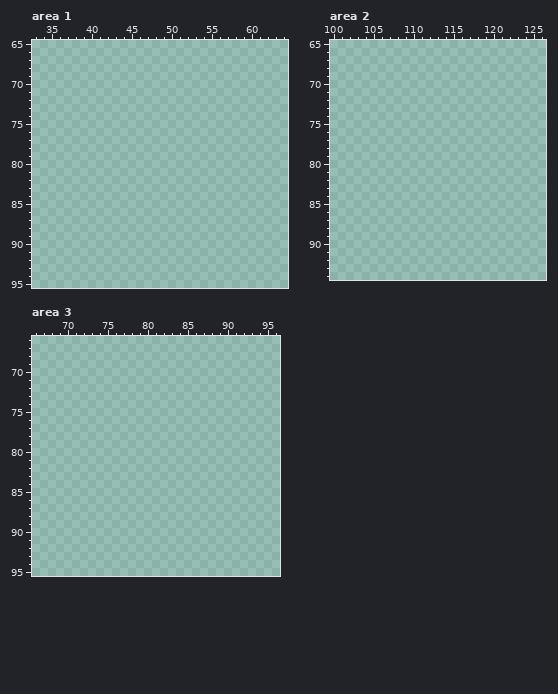
A pixel-art file gets an edit: resources/asesprite/atlases/atlas-items.aseprite. The picture above is the old version.
1024x1024 pixels, 1 frame. Colours within 5 levels of each other are drawn and written as one. Shown: area 1: x 33..64, y 65..95; area 2: x 100..126, y 65..94; area 3: x 66..96, y 66..95. The commit also changed other parts of the picture, which this record leaves out.
Visible layers, top first: "Layer 4", "Layer 3 Copy", "Layer 3", "Layer 2", "Layer 1".
Palette (. is transparent): 
After:
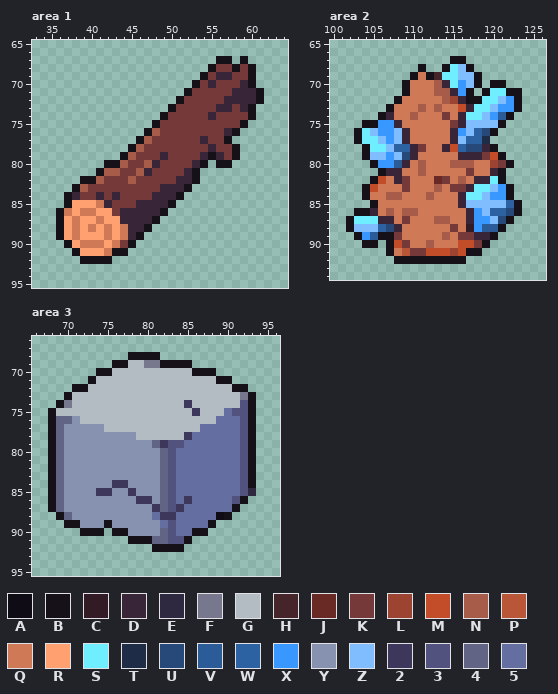
Colours new in this view: A #100c16  B #161018  C #321b24  D #382537  E #2e2940  F #77788e  G #b2bcc2  H #46252a  J #692924  K #763939  L #9c4331  M #c44d29  N #a65c49  P #ba5638  Q #cf7957  R #ffa070  S #6eeeff  T #1f2c47  U #274979  V #2b5c98  W #2c61a2  X #3898ff  Y #8792b1  Z #80bdff  2 #3e375c  3 #51527e  4 #626486  5 #646ea1
Diff:
layer "Layer 5" added
Changed rows in their new state; - is an unchanged pixel.
Area 1, layer "Layer 5":
first column x 36:
67 --------------------BB-B--
68 -------------------BKKBKB-
69 ------------------BKDDKKB-
70 -----------------BKDKKKDB-
71 ----------------BKKKKKDDDB
72 ---------------BKKKKKDDDDB
73 --------------BKKKKKDDKDB-
74 -------------BKKKKKDKKKKB-
75 ------------BKKKKKKKKKKB--
76 -----------BNKKKKKKKKDB---
77 ----------BNKKKKKKDKKB----
78 ---------BNKKKKKKKKDKKB---
79 --------BNKKKDKKKKDBDKB---
80 ------BBNKKNDKKKKDB-BB----
81 -----BNNKKNDKKKKDB--------
82 ---BBNKKKNKKKKKDDB--------
83 --BNKKKKKKKKKDDDB---------
84 -BDKKDKDKKKKDDDB----------
85 -BRRRQDKKKDDDDB-----------
86 BQRQQRRKDDDDDB------------
87 BRQRRQRRDDDDB-------------
88 BRQRQRQRQDDB--------------
89 BRQRRRQRQDB---------------
90 -BRQQQRQKB----------------
91 --BRRRQBB-----------------
92 ---BBBB-------------------
Area 2, layer "Layer 5":
first column x 102:
67 -------------BB-------
68 ---------B--BSZB------
69 --------BQBHSSZZB-----
70 -------BQQQNDSXZB-BB--
71 -------BQQQNNDXB-BSSBB
72 ------BQQQQQNLDBBSSZXB
73 -----BQQQNQNQQMDSSZXXB
74 ----BDQQNQQQKQDSSZXVB-
75 --BBXXDQQQQQQKDZZZZB--
76 -BSZXXZDQQQQQDXZWUB---
77 -BSSZXZDQQQQQDZWWT----
78 --BSSZWWDKQQDMWUUDB---
79 --BZZXZUDQQQQQDDDKMB--
80 ---BXXVDQNQQQNNNQQLKB-
81 ----BDDQQNQQQQQKQQDB--
82 ---BMQDKQQQJKQNQDDSB--
83 --BMQQQKQQQNQKKDSSZXB-
84 --BQQNNQQQNQQQDSSZXXB-
85 ---BQQQQQQQQQQDZZZZZWB
86 -BBDQNQNNQQQQQQDXZWWUB
87 BSSSDDQKQQQNNQQDXXZUB-
88 BZZZWUDQQQQQQKQCXVVB--
89 -BXVBBKQQQQQNQKKDDB---
90 --BB-BMKQQNQQQMMKB----
91 -----BQPKKMMMLMBB-----
92 ------BBBBBBBBB-------
Area 3, layer "Layer 5":
first column x 68:
68 ----------BBBB------------
69 --------BBGGFFBBBB--------
70 ------BBGGGGGGGGGGBBB-----
71 -----BGGGGGGGGGGGGGGGBB---
72 ---BBGGGGGGGGGGGGGGGGGGBB-
73 --BGGGGGGGGGGGGGGGGGGGGGFB
74 -BFGGGGGGGGGGGGGG2GGGGGG3B
75 BGGGGGGGGGGGGGGGGG2GGG533B
76 B44YGGGGGGGGGGGGGGGGG5553B
77 B4YYYYYGGGGGGGGGGGG555553B
78 B4YYYYYYYYYGGGGGG25555553B
79 B4YYYYYYYYYYY423355555553B
80 B4YYYYYYYYYYYY43555555553B
81 B4YYYYYYYYYYYY43555555553B
82 B4YYYYYYYYYYYY43555555553B
83 B4YYYYYYYYYYYY43555555553B
84 B4YYYYYY22YYYY43555555553B
85 B4YYYY22YY2YYY43555555553E
86 B4YYYYYYYYY22Y4352555553B-
87 B4YYYYYYYYYYY2432555555B--
88 -B4YYYYYYYYYY52255555AB---
89 --BBYYYBYYYYYY535555B-----
90 ----BBB-BBYYYY4355BB------
91 ----------BBB4433B--------
92 -------------BBBB---------
